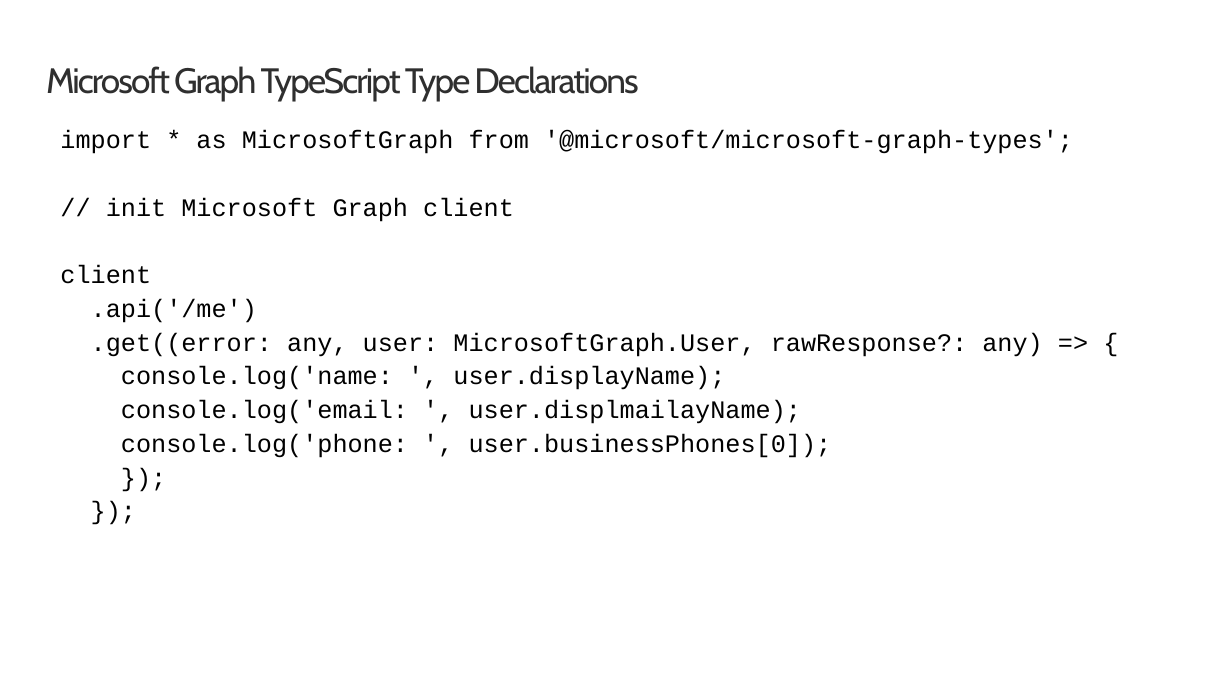
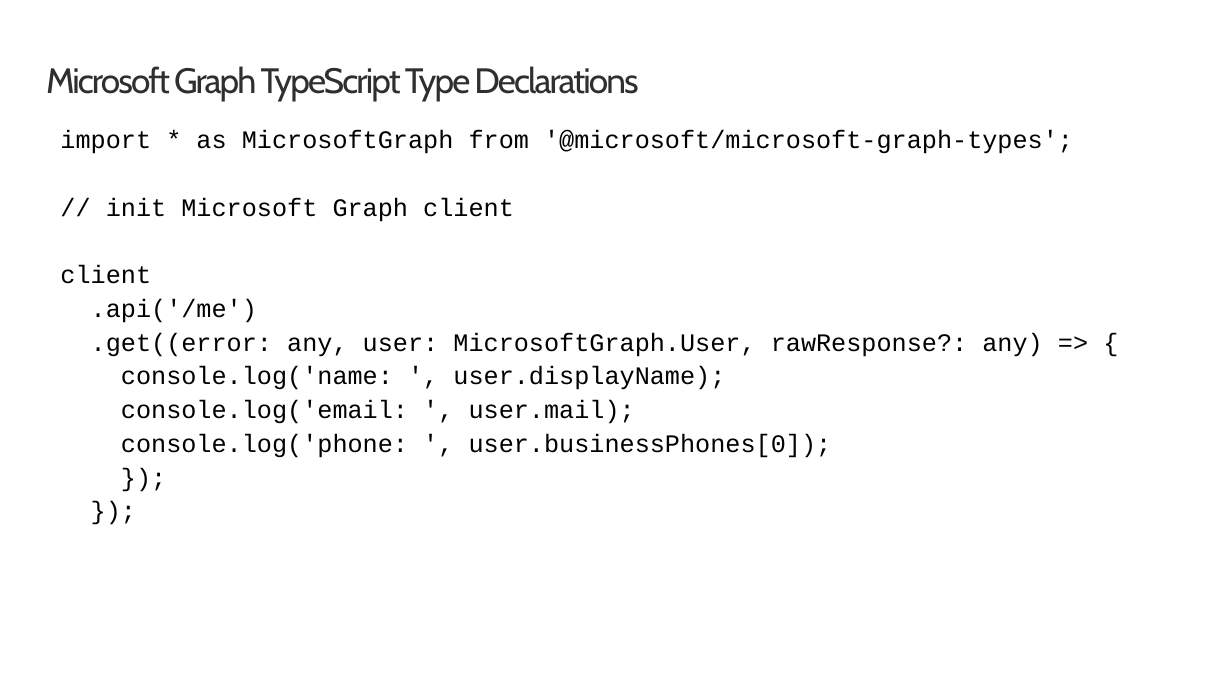
Before and after one commit to SharePoint/sp-dev-training-spfx-graph-3rdpartyapis, a slide deck: slide 9 of 03 msgraphpclient.pptx. Drawn at 1232x693 pixels with LibreOffice and Linux fonts; fonts in the diff are those of the drawing; background and template pictures are left out. Boxes give left, top, right and bottom in pixels: in the first picture for what was removed or moved away, otherwise in the second. Text is boxed around its words. In the diff, an @@ line names an element or a change of style, - is before the commit and + after.

Commit message:
Fix link and typo in Demo 3 slide deck

```diff
--- a/03 msgraphpclient.pptx
+++ b/03 msgraphpclient.pptx
@@ text at <box>121,400,635,424</box>: text changed @@
-console.log('email: ', user.displmailayName);
+console.log('email: ', user.mail);
```
Also in this commit, not shown: 1 other slide changed.
